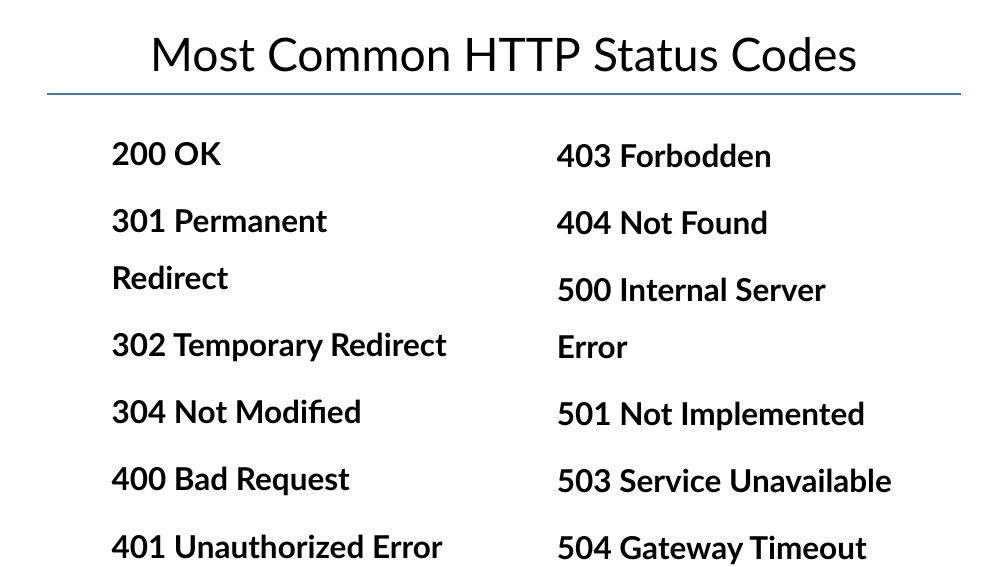
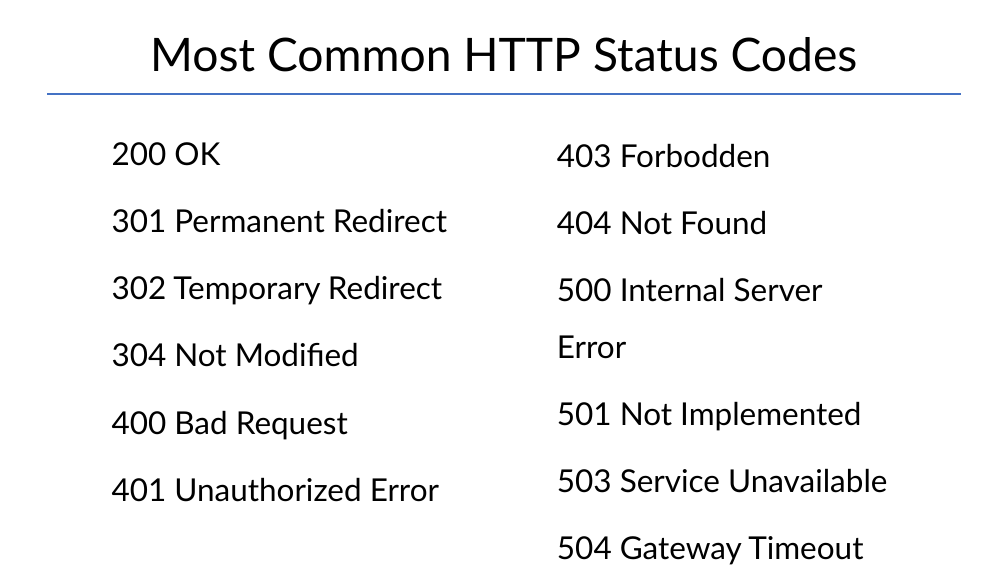
Before and after one commit to Garnik94/Levelup_presentations, a slide deck: slide 15 of Http/Http_presentation.pptx. Drawn at 1008x567 pixels with LibreOffice and Linux fonts; fonts in the diff are those of the drawing. Boxes give left, top, right and bottom in pixels: in the first picture for what was removed or moved away, otherwise in the second. Text is boxed around its words. In the diff, an @@ line names an element or a change of style, - is before the commit and + after.

```diff
--- a/Http/Http_presentation.pptx
+++ b/Http/Http_presentation.pptx
@@ text "200 OK" at (112,142,447,502): bold off @@
@@ text "403 Forbodden" at (557,143,887,565): bold off @@
```
Also in this commit, not shown: 13 other slides changed, 5 other files.
